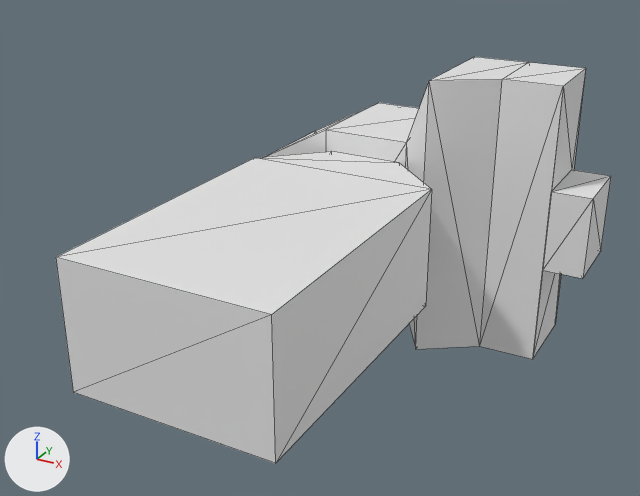
One commit to the glTF model app/public/models/GeneratorGeoThermal.glb: the scene before it, then after it.
The view is the same before and after, from a 50 mm camera at (1876.0, -5173.0, 1680.0) aimed at (-43.0, -1683.0, -65.0). Arrows for +X, +Y and +Z are at lower left; the lights stay in place. Mesh edges are drawn as thin lines. Vertices at the same position are counted once.

In view in the first picture: 'GeneratorGeoThermal'.
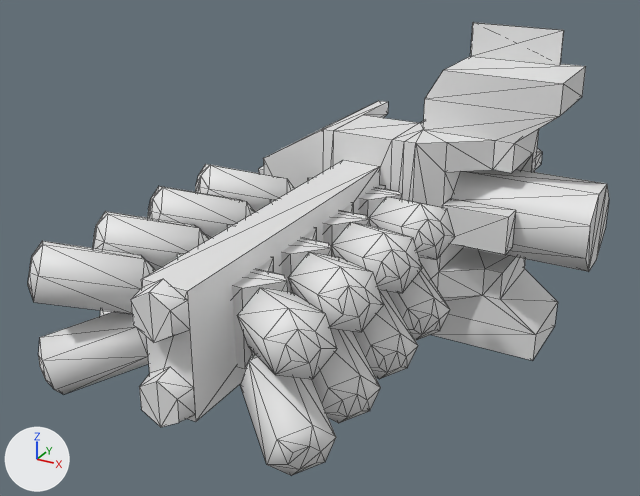
Commit message: Add new generator models

What differs and where, as boxes [x1, y1, x2, y2] in the pictures (640 x 496 px):
'GeneratorGeoThermal', reshaped (12% taller): before [56, 57, 611, 463]; after [28, 22, 609, 475]
part 1 of me_cube_023, added: after [442, 199, 516, 255]
part 2 of me_cube_023, rebuilt: before [265, 57, 611, 359]; after [259, 56, 586, 360]
part 3 of me_cube_023, built on: before [56, 151, 432, 463]; after [28, 22, 609, 475]

The change, as a diff of the scene's bpy script:
```diff
--- a/app/public/models/GeneratorGeoThermal.glb.py
+++ b/app/public/models/GeneratorGeoThermal.glb.py
@@ me_cube_023 @@
 # used by ob_generatorgeothermal; location = (0.0, 0.0, 0.0)
-me_cube_023.from_pydata(...)  # 52 vertices, 88 faces; spans x -630.0..1110.0, y -2970.0..-101.0, z -725.0..725.0
+me_cube_023.from_pydata(...)  # 957 vertices, 1626 faces; spans x -679.0..1117.0, y -3048.0..35.0, z -906.0..906.0
+# me_cube_023 part 1: a new loose piece, a box spanning x 414.0..757.0, y -1254.0..-1147.0, z -100.0..100.0
+# me_cube_023 part 2: the loose piece of 32 vertices spanning x -630.0..1110.0, y -1300.0..-670.0, z -725.0..725.0 is rebuilt with 86 vertices and now spans x -652.0..909.0, y -1330.0..-670.0, z -734.0..734.0
+# me_cube_023 part 3: 12 vertices removed from x -476.0..483.0, y -2970.0..-1300.0, z -300.0..300.0; 837 vertices added at x -679.0..1117.0, y -3048.0..35.0, z -906.0..906.0
+# me_cube_023 part 4: the surface is now shaded smooth
```
